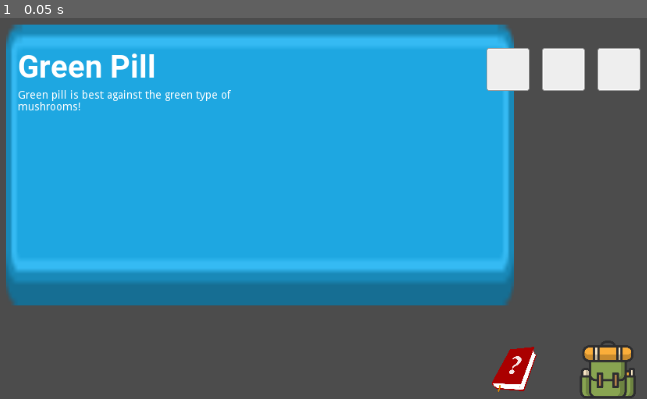
Above: before the commit, frame 1.
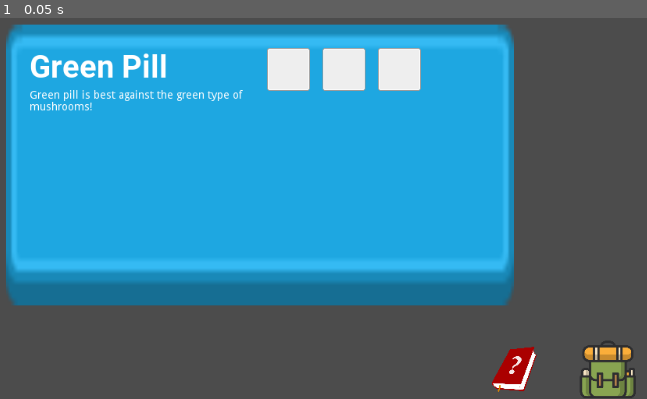
Above: after the commit, the same moment.

Repository: kleimaj/gaming-club-dev
Game: Godot game, scene res://Interface/HUD.tscn
Same seed, same stepped clock (60 frames per second), same inputs: the game is played once before the commit and once after it. The project has no main scene, so this scene is started directly.
Inputs:
- Up to frame 1 (0.05 s): no input

The runs differ from the first frame. In frame 1, 6.1% of the frame differs, in the area x 2-100%, y 7-25%.

Commit message:
imports Projectile sprite assets

Diff:
--- a/Interface/HUD.tscn
+++ b/Interface/HUD.tscn
@@ -82,12 +82,10 @@
 [node name="HBoxContainer" type="HBoxContainer" parent="CanvasLayer/Backpack/Background"]
 anchor_right = 1.0
 anchor_bottom = 1.0
-margin_left = 15.0
+margin_left = 30.0
 margin_top = 30.0
 margin_right = -15.0
 margin_bottom = -50.0
-custom_constants/separation = 300
-alignment = 1
 __meta__ = {
 "_edit_use_anchors_": false
 }
@@ -114,8 +112,8 @@
 text = "Green pill is best against the green type of mushrooms!"
 
 [node name="ItemGrid" type="GridContainer" parent="CanvasLayer/Backpack/Background/HBoxContainer"]
-margin_left = 600.0
-margin_right = 797.0
+margin_left = 304.0
+margin_right = 501.0
 margin_bottom = 280.0
 rect_min_size = Vector2( 190, 150 )
 custom_constants/vseparation = 16
Binary file added: GFX/Projectiles/pill_0.png
Not shown, added: GFX/Projectiles/pill_0.png.import
Binary file added: GFX/Projectiles/pill_1.png
Not shown, added: GFX/Projectiles/pill_1.png.import
Binary file added: GFX/Projectiles/pill_2.png
Not shown, added: GFX/Projectiles/pill_2.png.import
Binary file added: GFX/Projectiles/pill_3.png
Not shown, added: GFX/Projectiles/pill_3.png.import
